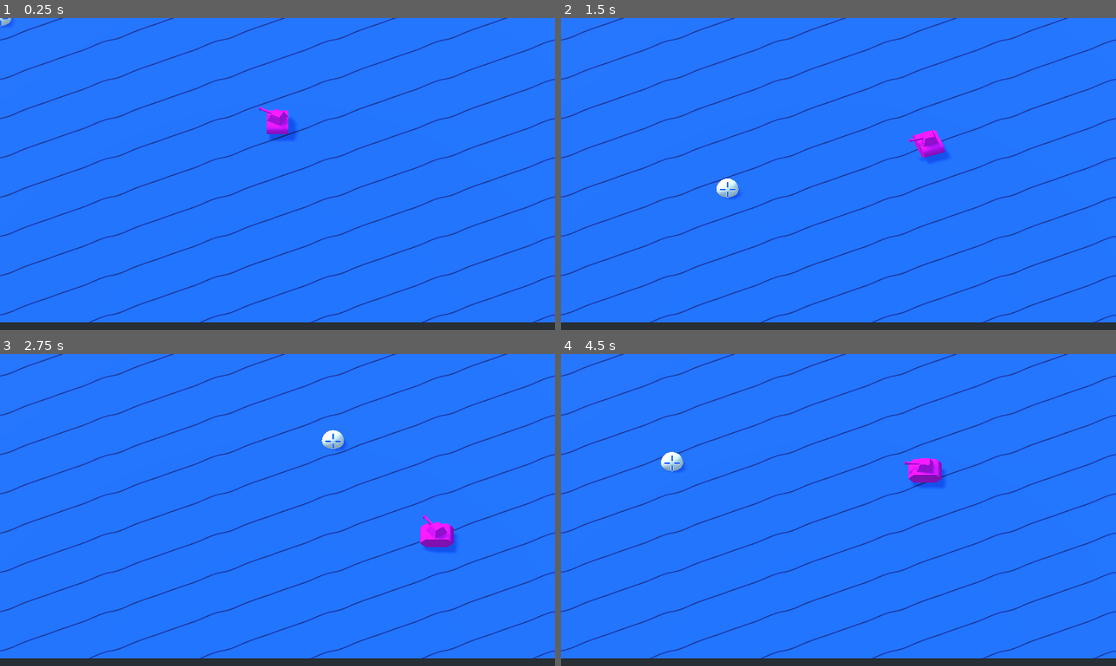
Above: before the commit, frames 1-4 (two rows, left to right).
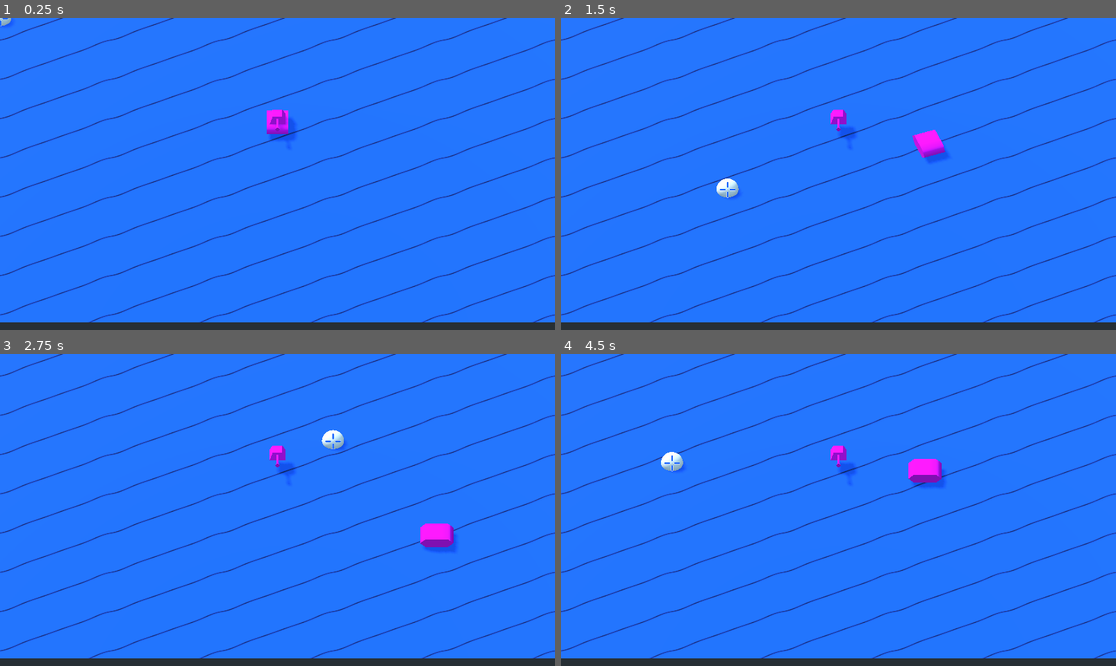
Above: after the commit, the same moments.

Repository: Hasnep/combatanks
Game: Godot game, scene res://World.tscn
Same seed, same stepped clock (60 frames per second), same inputs: the game is played once before the commit and once after it.
Inputs (mouse positions are in pixels of both pictures, inside the frame that each line leads up to):
- Up to frame 1 (0.25 s): no input
- Up to frame 2 (1.5 s): tap Enter at 0.5 s; move the mouse to (960, 158) at 0.52 s; hold Right (move_right) 0.53-1.28 s; click (960, 158) at 0.6 s; move the mouse to (727, 189) at 1.27 s; hold Down (move_down) from 1.28 s (still down); click (727, 189) at 1.35 s
- Up to frame 3 (2.75 s): move the mouse to (333, 441) at 2.02 s; release Down (move_down) at 2.03 s; hold Right (move_right) from 2.03 s (still down); click (333, 441) at 2.1 s
- Up to frame 4 (4.5 s): move the mouse to (810, 572) at 2.77 s; release Right (move_right) at 2.78 s; hold Up (move_up) 2.78-3.53 s; click (810, 572) at 2.85 s; move the mouse to (1005, 556) at 3.52 s; hold Left (move_left) from 3.53 s (still down); click (1005, 556) at 3.6 s; move the mouse to (672, 463) at 4.27 s; click (672, 463) at 4.35 s

The runs differ from the first frame. In frame 1, less than 0.1% of the frame differs, in the area x 46-53%, y 28-42%; in frame 2, 0.4%; in frame 3, 0.4%, in the area x 48-82%, y 29-60%; in frame 4, 0.4%.
Error after the commit: Parse Error: Parse error: Expected newline after '\'. (res://Bullet/Bullet.gd:12)

Commit message:
Add ability to shoot bullets

Diff:
--- a/Bullet/Bullet.gd
+++ b/Bullet/Bullet.gd
@@ -1,4 +1,13 @@
 extends KinematicBody
 
-func _physics_process(delta:float):
-	pass
+const speed: float = 10.0
+
+func _physics_process(delta: float):
+	move_and_slide(speed * global_transform.basis.z)
+
+func constructor(parent: KinematicBody, turret_position: Vector3, direction: Vector3):
+	add_collision_exception_with(parent) # don't collide with parent
+	rotation = direction
+	transform.origin = turret_position + \
+	Vector3(0,1.5,0) + \ # add turret height
+	Vector3()
--- a/Tank/TankTurret.gd
+++ b/Tank/TankTurret.gd
@@ -1,7 +1,10 @@
 extends MeshInstance
+
+var Bullet = preload("res://Bullet/Bullet.tscn")
 
 onready var tank_base: KinematicBody = $"../TankBase"
 onready var mouse_marker: MeshInstance = $"../../MouseMarker"
+onready var bullet_container: Node = $"../../Bullets"
 
 func _process(delta: float):
 	transform.origin = tank_base.transform.origin
@@ -11,3 +14,11 @@
 	var tank_position_2d: Vector2 = Vector2(transform.origin.x, transform.origin.z)
 	var turret_angle: float = (mouse_position_2d - tank_position_2d).angle_to(Vector2(0, 1))
 	rotation = Vector3(0, turret_angle, 0)
+
+	if Input.is_action_just_pressed("shoot"):
+        shoot()
+
+func shoot():
+    var b = Bullet.instance()
+    b.constructor(tank_base, transform.origin, rotation)
+    bullet_container.add_child(b)
--- a/World.tscn
+++ b/World.tscn
@@ -7,6 +7,8 @@
 [sub_resource type="SphereMesh" id=1]
 
 [node name="World" type="Spatial"]
+
+[node name="Bullets" type="Node" parent="."]
 
 [node name="Tank" parent="." instance=ExtResource( 1 )]
 
--- a/project.godot
+++ b/project.godot
@@ -51,6 +51,11 @@
 , Object(InputEventKey,"resource_local_to_scene":false,"resource_name":"","device":0,"alt":false,"shift":false,"control":false,"meta":false,"command":false,"pressed":false,"scancode":68,"unicode":0,"echo":false,"script":null)
  ]
 }
+shoot={
+"deadzone": 0.5,
+"events": [ Object(InputEventMouseButton,"resource_local_to_scene":false,"resource_name":"","device":0,"alt":false,"shift":false,"control":false,"meta":false,"command":false,"button_mask":0,"position":Vector2( 0, 0 ),"global_position":Vector2( 0, 0 ),"factor":1.0,"button_index":1,"pressed":false,"doubleclick":false,"script":null)
+ ]
+}
 
 [rendering]
 
